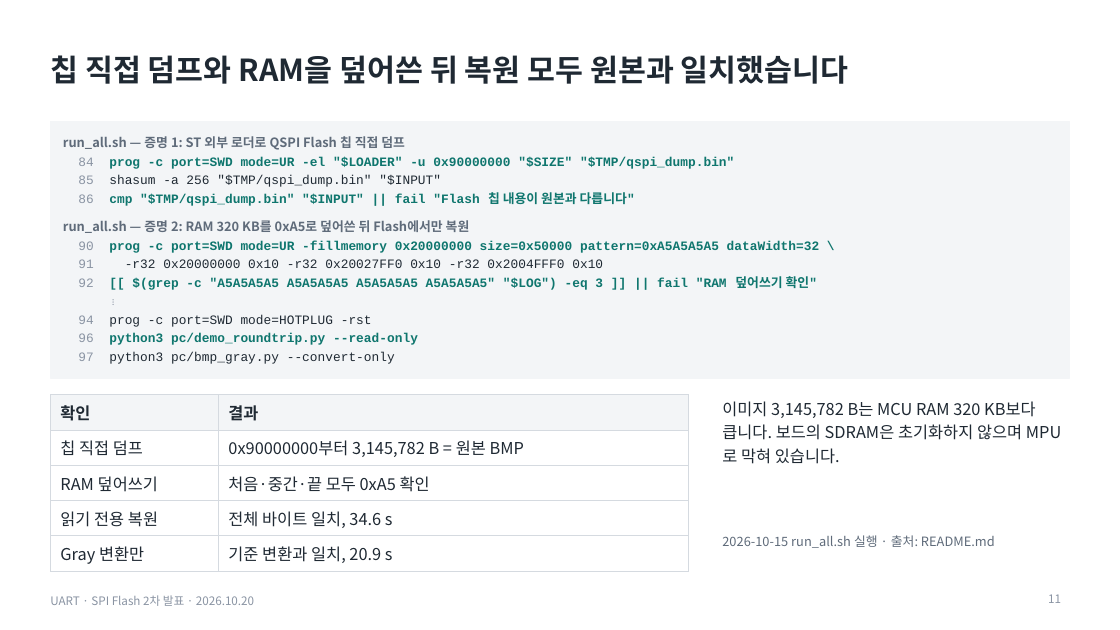
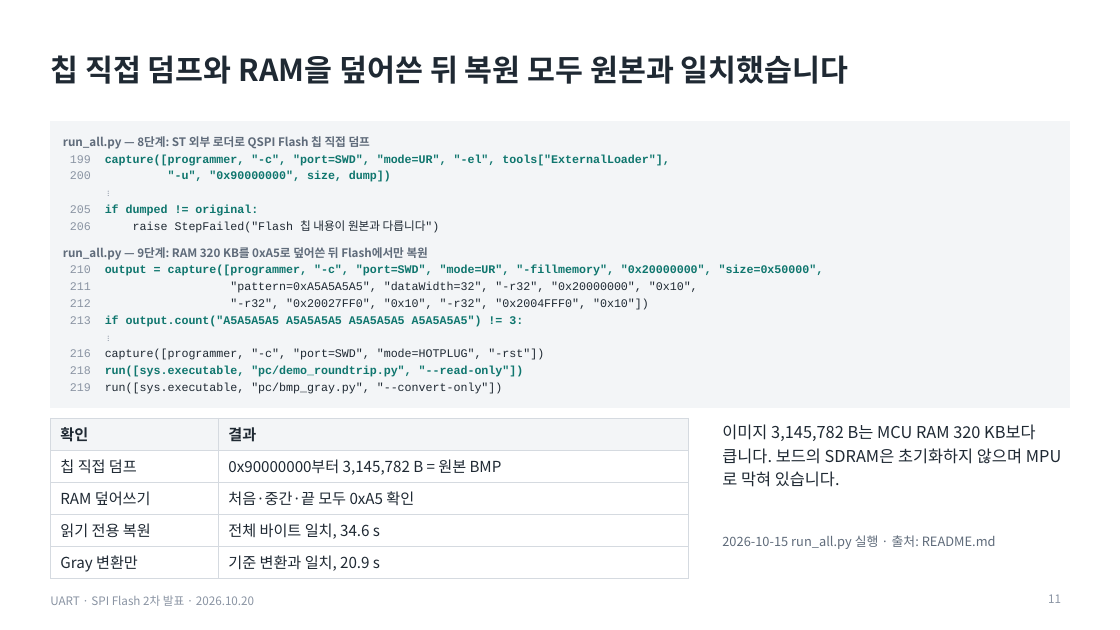
Before and after one commit to dazement/STM32-BMP-file-store-in-Flash-memory, a slide deck: slide 11 of presentation_oct20/output/UART_SPIFlash_2차발표_1020_코드검증.pptx. Drawn at 1120x630 pixels with LibreOffice and Linux fonts; fonts in the diff are those of the drawing. Boxes give left, top, right and bottom in pixels: in the first picture for what was removed or moved away, otherwise in the second. Text is boxed around its words. In the diff, an @@ line names an element or a change of style, - is before the commit and + after.

```diff
--- a/presentation_oct20/output/UART_SPIFlash_2차발표_1020_코드검증.pptx
+++ b/presentation_oct20/output/UART_SPIFlash_2차발표_1020_코드검증.pptx
@@ rectangle resized from (x1=50, y1=122, x2=1070, y2=378) to (x1=50, y1=122, x2=1070, y2=408) @@
@@ text at (x1=63, y1=136, x2=669, y2=182): text changed; size 11 to 10 pt @@
-run_all.sh — 증명 1: ST 외부 로더로 QSPI Flash 칩 직접 덤프
-84 prog -c port=SWD mode=UR -el "$LOADER" -u 0x90000000 "$SIZE" "$TMP/qspi_dump.bin"
-85 shasum -a 256 "$TMP/qspi_dump.bin" "$INPUT"
-86 cmp "$TMP/qspi_dump.bin" "$INPUT" || fail "Flash 칩 내용이 원본과 다릅니다"
-run_all.sh — 증명 2: RAM 320 KB를 0xA5로 덮어쓴 뒤 Flash에서만 복원
-90 prog -c port=SWD mode=UR -fillmemory 0x20000000 size=0x50000 pattern=0xA5A5A5A5 dataWidth=32 \
-91 -r32 0x20000000 0x10 -r32 0x20027FF0 0x10 -r32 0x2004FFF0 0x10
-92 [[ $(grep -c "A5A5A5A5 A5A5A5A5 A5A5A5A5 A5A5A5A5" "$LOG") -eq 3 ]] || fail "RAM 덮어쓰기 확인"
+run_all.py — 8단계: ST 외부 로더로 QSPI Flash 칩 직접 덤프
+199 capture([programmer, "-c", "port=SWD", "mode=UR", "-el", tools["ExternalLoader"],
+200 "-u", "0x90000000", size, dump])
@@ text "run_all.py — 8단계: ST 외부 ..." at (x1=63, y1=136, x2=824, y2=394): size 11 to 10 pt in "⋮" @@
@@ text at (x1=63, y1=205, x2=824, y2=394): text changed; size 11 to 10 pt @@
-94 prog -c port=SWD mode=HOTPLUG -rst
-96 python3 pc/demo_roundtrip.py --read-only
-97 python3 pc/bmp_gray.py --convert-only
+205 if dumped != original:
+206 raise StepFailed("Flash 칩 내용이 원본과 다릅니다")
+run_all.py — 9단계: RAM 320 KB를 0xA5로 덮어쓴 뒤 Flash에서만 복원
+210 output = capture([programmer, "-c", "port=SWD", "mode=UR", "-fillmemory", "0x20000000", "size=0x50000",
+211 "pattern=0xA5A5A5A5", "dataWidth=32", "-r32", "0x20000000", "0x10",
+212 "-r32", "0x20027FF0", "0x10", "-r32", "0x2004FFF0", "0x10"])
+213 if output.count("A5A5A5A5 A5A5A5A5 A5A5A5A5 A5A5A5A5") != 3:
+⋮
+216 capture([programmer, "-c", "port=SWD", "mode=HOTPLUG", "-rst"])
+218 run([sys.executable, "pc/demo_roundtrip.py", "--read-only"])
+219 run([sys.executable, "pc/bmp_gray.py", "--convert-only"])
@@ table at (x1=50, y1=418, x2=689, y2=576) @@
@@ size 14 to 13 pt @@
@@ table resized from (x1=50, y1=395, x2=689, y2=568) to (x1=50, y1=418, x2=689, y2=576) @@
@@ text "이미지 3,145,782 B는 MCU RAM ..." moved from (x1=722, y1=401, x2=1036, y2=464) to (x1=722, y1=424, x2=1036, y2=487) @@
@@ text at (x1=722, y1=535, x2=996, y2=549): text changed @@
-2026-10-15 run_all.sh 실행 · 출처: README.md
+2026-10-15 run_all.py 실행 · 출처: README.md
```
Also in this commit, not shown: 6 other slides changed, 2 slides removed, 1 other file.
